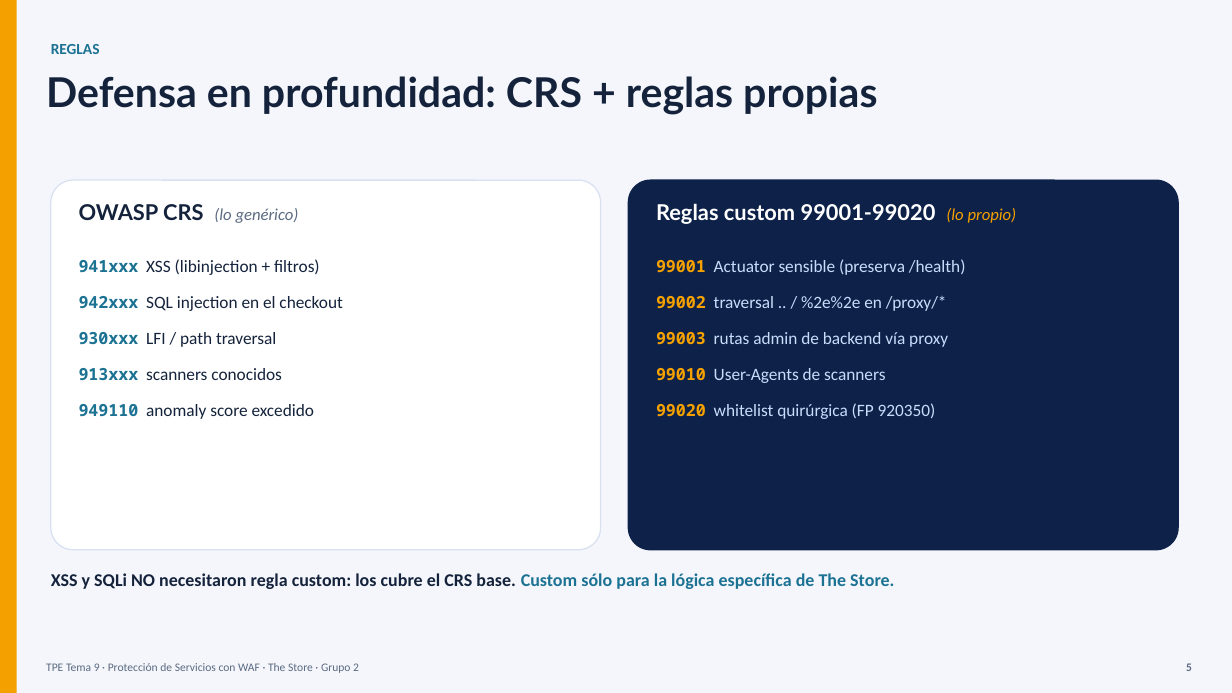
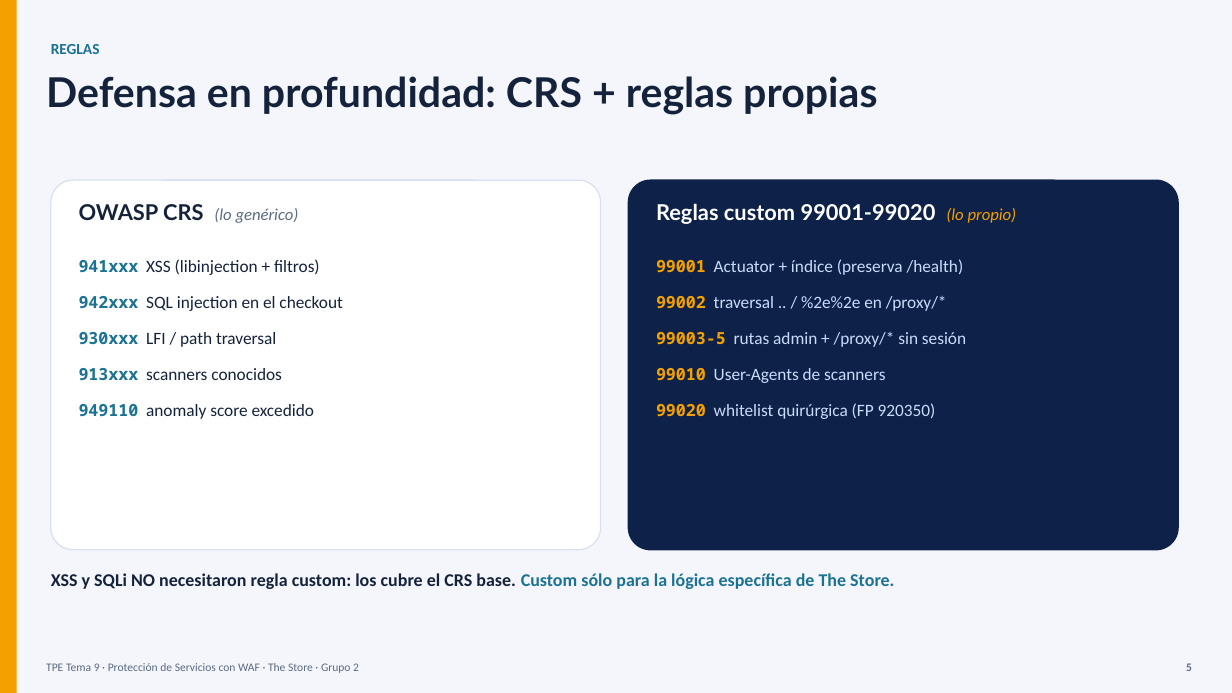
Before and after one commit to maurovella/g2-WAF-the-store-ITBA, a slide deck: slide 5 of docs/presentacion-tpe-waf.pptx. Drawn at 1232x693 pixels with LibreOffice and Linux fonts; fonts in the diff are those of the drawing. Boxes give left, top, right and bottom in pixels: in the first picture for what was removed or moved away, otherwise in the second. Text is boxed around its words. In the diff, an @@ line names an element or a change of style, - is before the commit and + after.

```diff
--- a/docs/presentacion-tpe-waf.pptx
+++ b/docs/presentacion-tpe-waf.pptx
@@ text at <box>656,259,964,275</box>: text changed @@
-99001 Actuator sensible (preserva /health)
+99001 Actuator + índice (preserva /health)
@@ text at <box>656,332,966,347</box>: text changed @@
-99003 rutas admin de backend vía proxy
+99003-5 rutas admin + /proxy/* sin sesión
```
Also in this commit, not shown: 1 other slide changed, 1 other file.
